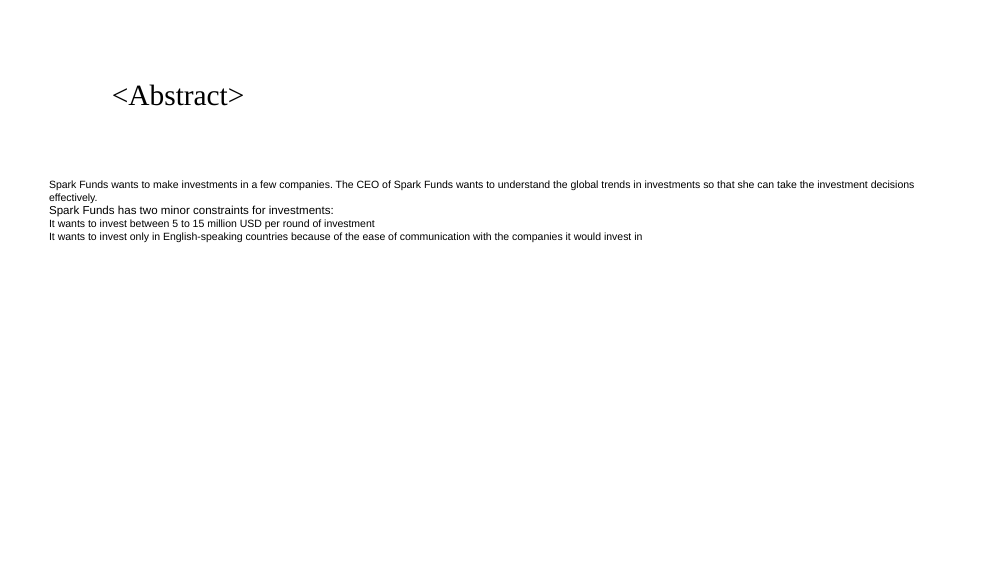
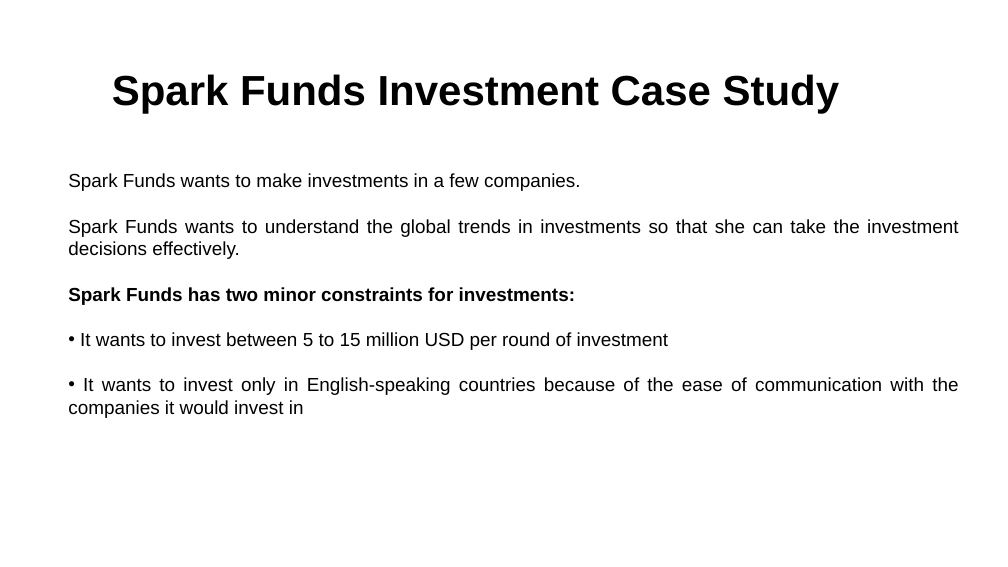
Before and after one commit to santhoshpkumar/Spark-Funds-Investment-CaseStudy, a slide deck: slide 2 of Spark Funds Presentation.pptx. Drawn at 1008x567 pixels with LibreOffice and Linux fonts; fonts in the diff are those of the drawing; background and template pictures are left out. Boxes give left, top, right and bottom in pixels: in the first picture for what was removed or moved away, otherwise in the second. Text is boxed around its words. In the diff, an @@ line names an element or a change of style, - is before the commit and + after.

```diff
--- a/Spark Funds Presentation.pptx
+++ b/Spark Funds Presentation.pptx
@@ text at (112, 74, 840, 113): text changed; size 28 to 40 pt; font Times New Roman to Arial; bold on @@
-<Abstract>
+Spark Funds Investment Case Study
@@ text "Spark Funds wants to make ...": place and size @@
-text "Spark Funds wants to make ..." at (49, 180, 915, 242)
+text "Spark Funds wants to make ..." at (68, 173, 958, 418)
@@ text at (68, 173, 958, 259): text changed; size 10 to 18 pt @@
-Spark Funds wants to make investments in a few companies. The CEO of Spark Funds wants to understand the global trends in investments so that she can take the investment decisions effectively.
+Spark Funds wants to make investments in a few companies.
+Spark Funds wants to understand the global trends in investments so that she can take the investment decisions effectively.
@@ text at (68, 287, 958, 418): size 11 to 18 pt, bold on in "Spark Funds has two minor constraints for ..."; size 10 to 18 pt in "It wants to invest between 5 to ...", "It wants to invest only in English-speaking ..."; alignment left to justified; bullet none to • @@
```
Also in this commit, not shown: 4 other slides changed, 5 slides added, 5 slides removed.
